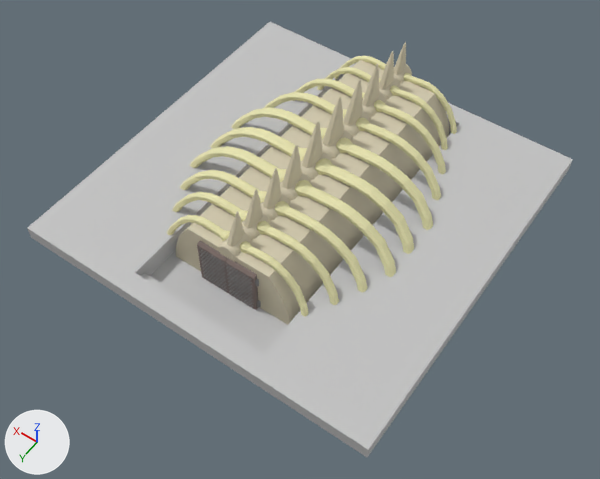
An edit to the FBX model Art Assets/Building Models/Building Bunker T2.fbx, drawn before and after from the same camera.
Before and after are seen from a 50 mm lens placed at (-12.8, 18.5, 26.0), pointed at (-0.1, 0.7, -2.0). Arrows for +X, +Y and +Z are at lower left; the lights stay in place. Where no turn or scale is listed for an object, it has been applied to the vertices.
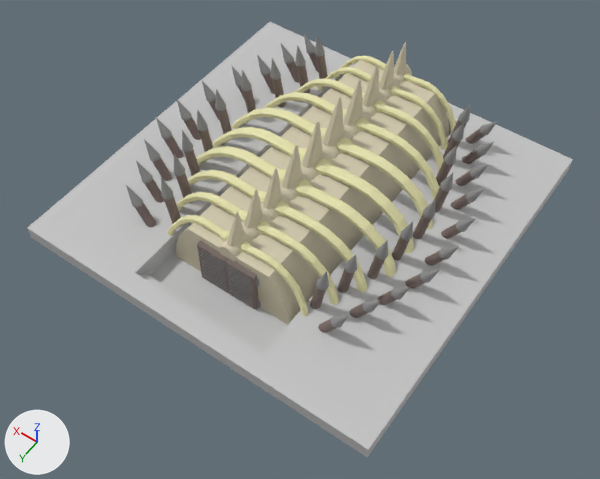
The newer file is also turned or shifted as a whole; pictures and numbers use the older file's frame.

Where the change shows, as pixel boxes (x1, y1, x2, y2) in the pictures (600 x 479 px):
```json
{"part": 1, "of": "me_cube", "change": "added", "after": [310, 104, 498, 333]}
{"part": 2, "of": "me_cube", "change": "added", "after": [126, 34, 328, 227]}
```

The change, as JSON lines over the scene's bpy script:
```json
{"block": "me_cube", "where": "# used by ob_cube; location = (0.0, 0.0, 0.0)"}
{"op": "remove", "block": "me_cube", "code": "me_cube.from_pydata(...)  # 4997 vertices, 4577 faces; spans x -8.0..8.0, y -8.0..8.0, z -7.1..4.0"}
{"op": "add", "block": "me_cube", "code": "me_cube.from_pydata(...)  # 8683 vertices, 8263 faces; spans x -8.0..8.0, y -8.0..8.0, z -7.1..4.0"}
{"block": "me_cube", "change": "me_cube part 1: 1843 vertices added at x -6.8..-3.1, y -6.7..5.2, z -0.7..2.7"}
{"block": "me_cube", "change": "me_cube part 2: 1843 vertices added at x 3.0..6.7, y -6.7..5.2, z -0.7..2.7"}
```
